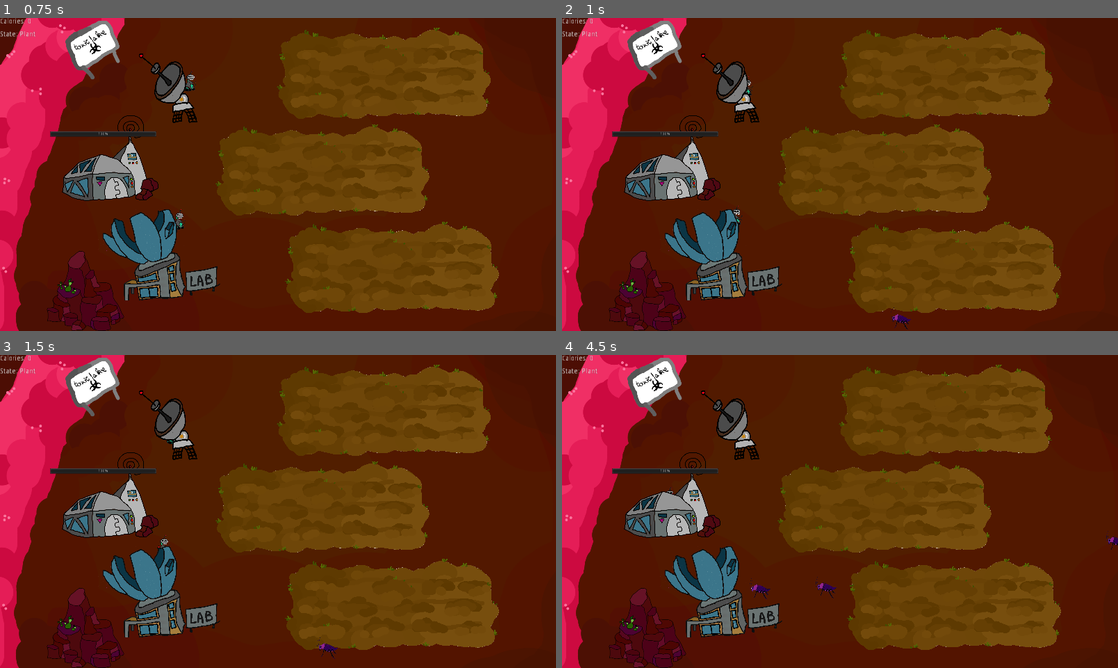
Above: before the commit, frames 1-4 (two rows, left to right).
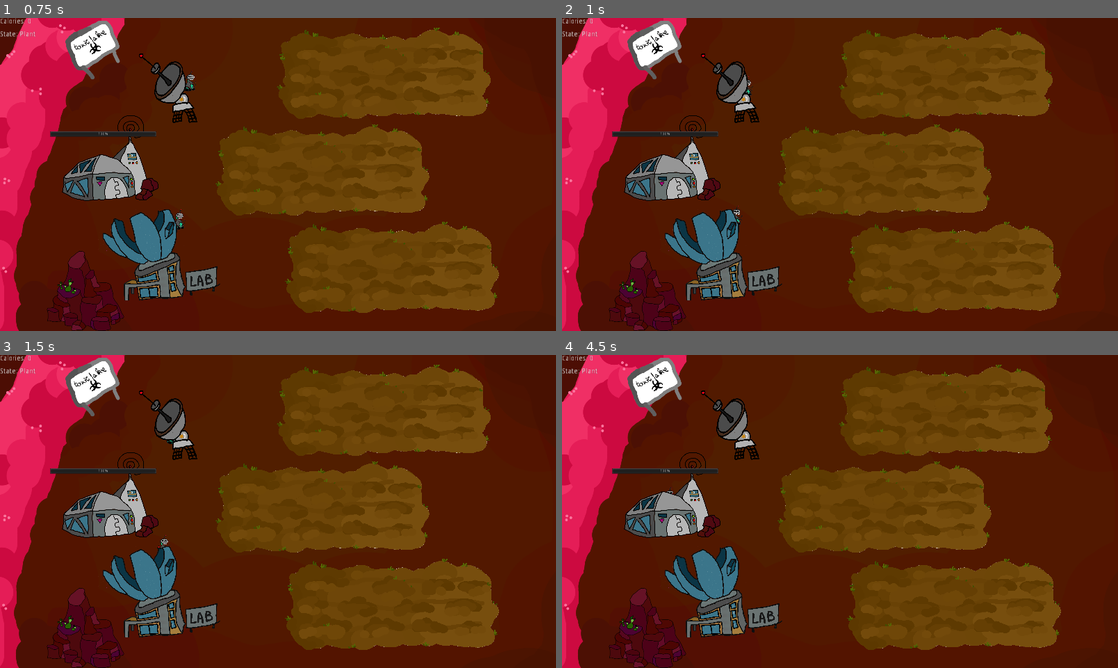
Above: after the commit, the same moments.

Repository: RobertKajnak/NoControlGMTK
Game: Godot game, scene res://src/scenes/Garden.tscn
Same seed, same stepped clock (60 frames per second), same inputs: the game is played once before the commit and once after it.
Inputs (mouse positions are in pixels of both pictures, inside the frame that each line leads up to):
- Up to frame 1 (0.75 s): tap Enter at 0.5 s; move the mouse to (172, 96) at 0.52 s; click (172, 96) at 0.67 s
- Up to frame 2 (1 s): no input
- Up to frame 3 (1.5 s): move the mouse to (166, 527) at 1.27 s; click (166, 527) at 1.42 s
- Up to frame 4 (4.5 s): move the mouse to (895, 442) at 2.02 s; click (895, 442) at 2.17 s; move the mouse to (812, 574) at 2.77 s; click (812, 574) at 2.92 s; move the mouse to (1006, 558) at 3.52 s; click (1006, 558) at 3.67 s; move the mouse to (673, 464) at 4.27 s; click (673, 464) at 4.42 s

Frame 1 is identical in both runs. In frame 2, less than 0.1% of the frame differs, in the area x 59-63%, y 92-100%; in frame 3, less than 0.1%; in frame 4, 0.2%, in the area x 33-100%, y 56-78%.

Commit message:
Added bug animations

Diff:
--- a/src/scenes/Garden.tscn
+++ b/src/scenes/Garden.tscn
@@ -173,6 +173,7 @@
 script = ExtResource( 18 )
 
 [node name="InsectTimer" type="Timer" parent="."]
+wait_time = 8.0
 autostart = true
 script = ExtResource( 19 )
 
--- a/src/scenes/Insect.gd
+++ b/src/scenes/Insect.gd
@@ -33,11 +33,17 @@
 	$HealthBar.value = health
 	$HealthBar.visible = health < max_health
 
-	position = position.move_toward(target.global_position, delta * speed)
 	if position.distance_to(target.global_position) < target.reaching_distance:
 		var remaining = target.damage_by(delta)
 		if remaining <= 0:
 			acquire_new_target()
+	else:
+		var old_x = position.x
+		position = position.move_toward(target.global_position, delta * speed)
+		var new_x = position.x
+
+		$Animation.flip_h = not old_x > new_x
+
 
 	add_buzz_movement(delta)
 
--- a/src/scenes/Insect.tscn
+++ b/src/scenes/Insect.tscn
@@ -1,10 +1,20 @@
-[gd_scene load_steps=4 format=2]
+[gd_scene load_steps=7 format=2]
 
 [ext_resource path="res://assets/insect.png" type="Texture" id=1]
 [ext_resource path="res://src/scenes/Insect.gd" type="Script" id=2]
+[ext_resource path="res://assets/insect_2.png" type="Texture" id=3]
+[ext_resource path="res://assets/insect_1.png" type="Texture" id=4]
 
 [sub_resource type="RectangleShape2D" id=1]
 extents = Vector2( 12, 21 )
+
+[sub_resource type="SpriteFrames" id=2]
+animations = [ {
+"frames": [ ExtResource( 4 ), ExtResource( 3 ), ExtResource( 1 ) ],
+"loop": true,
+"name": "default",
+"speed": 5.0
+} ]
 
 [node name="Insect" type="KinematicBody2D"]
 script = ExtResource( 2 )
@@ -12,11 +22,6 @@
 [node name="CollisionShape2D" type="CollisionShape2D" parent="."]
 position = Vector2( 0, -4 )
 shape = SubResource( 1 )
-
-[node name="Sprite" type="Sprite" parent="."]
-position = Vector2( 14.75, -8.25001 )
-scale = Vector2( 0.0926966, 0.105429 )
-texture = ExtResource( 1 )
 
 [node name="HealthBar" type="ProgressBar" parent="."]
 margin_left = -48.0
@@ -26,3 +31,9 @@
 __meta__ = {
 "_edit_use_anchors_": false
 }
+
+[node name="Animation" type="AnimatedSprite" parent="."]
+position = Vector2( 8.07794e-28, -9 )
+scale = Vector2( 0.120228, 0.0996241 )
+frames = SubResource( 2 )
+playing = true
Binary file added: assets/insect_1.png
Not shown, added: assets/insect_1.png.import
Binary file added: assets/insect_2.png
Not shown, added: assets/insect_2.png.import
Binary file added: src/scenes/insect_1.png
Not shown, added: src/scenes/insect_1.png.import
